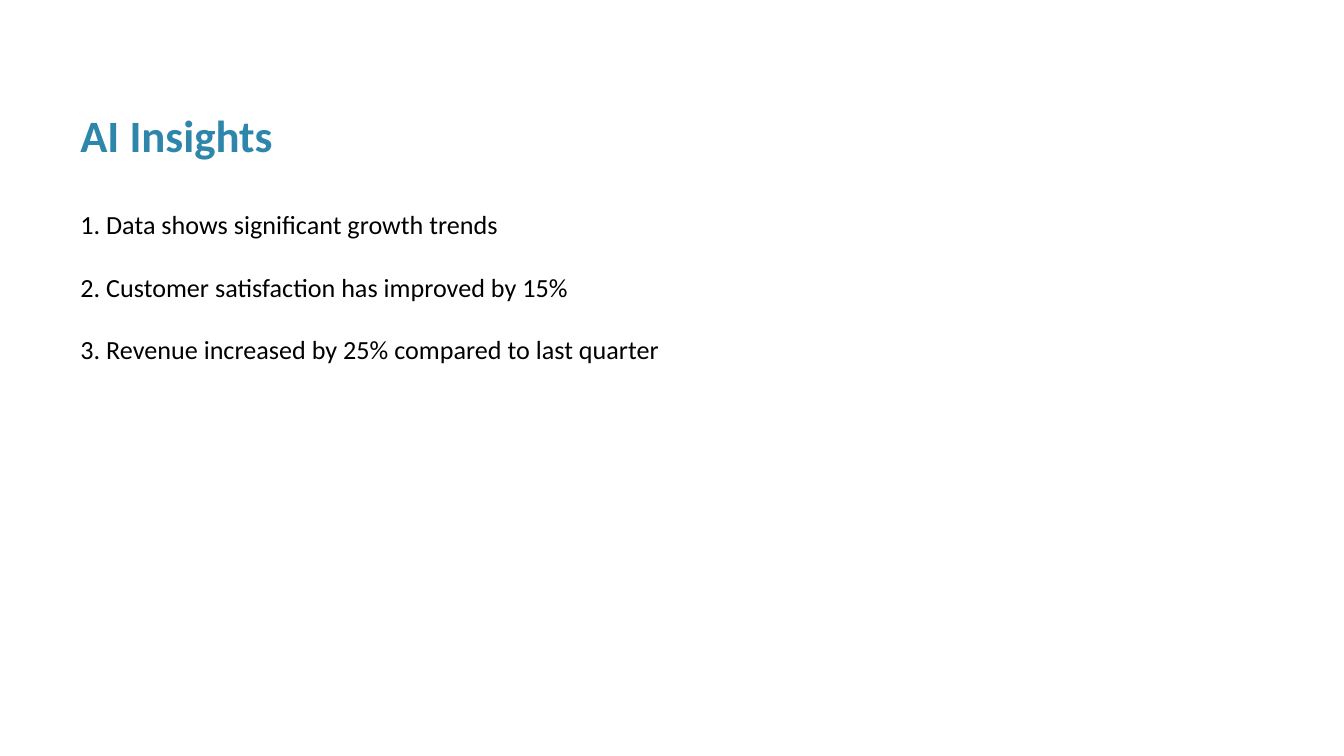
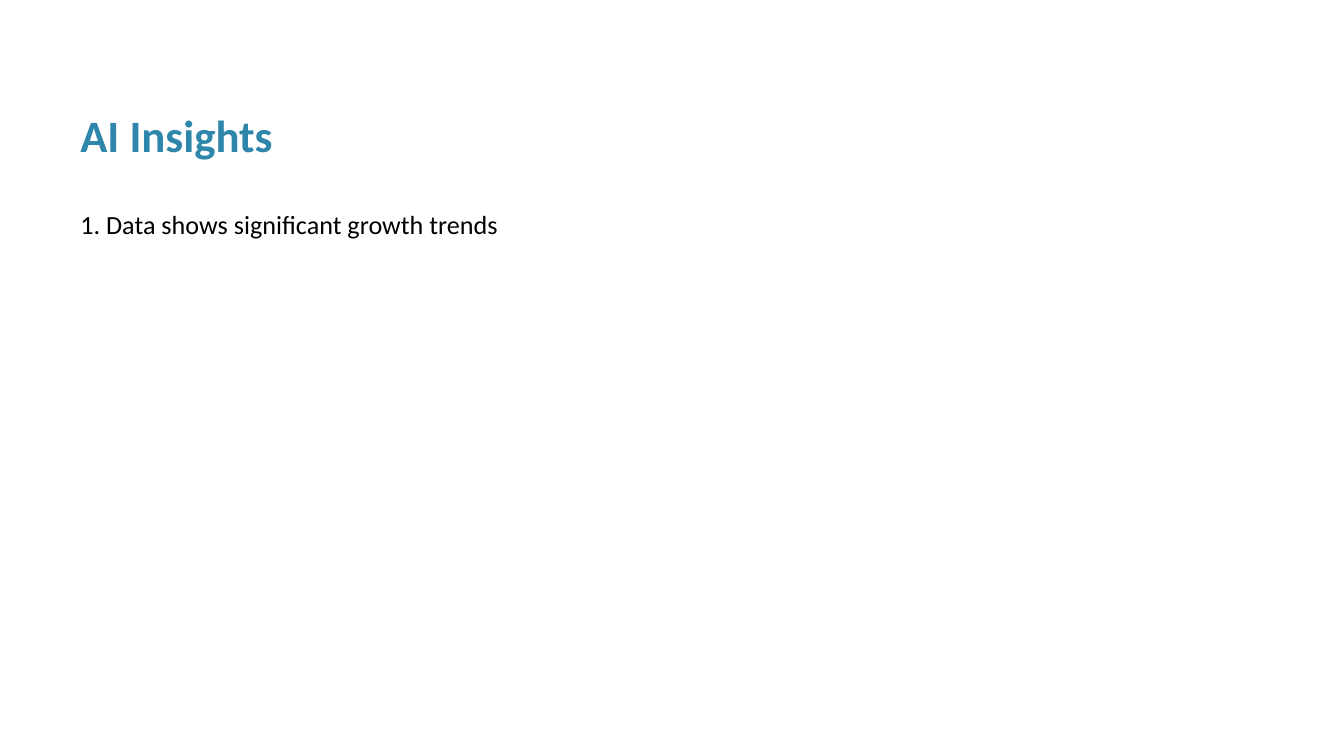
Before and after one commit to moekhoui/report-sonic, a slide deck: slide 3 of Presentation.pptx. Drawn at 1344x756 pixels with LibreOffice and Linux fonts; fonts in the diff are those of the drawing. Boxes give left, top, right and bottom in pixels: in the first picture for what was removed or moved away, otherwise in the second. Text is boxed around its words. In the diff, an @@ line names an element or a change of style, - is before the commit and + after.

```diff
--- a/Presentation.pptx
+++ b/Presentation.pptx
@@ text at box(80, 279, 659, 364): paragraphs removed @@
-2. Customer satisfaction has improved by 15%
-3. Revenue increased by 25% compared to last quarter
```
Also in this commit, not shown: 1 other slide changed, 2 other files.
